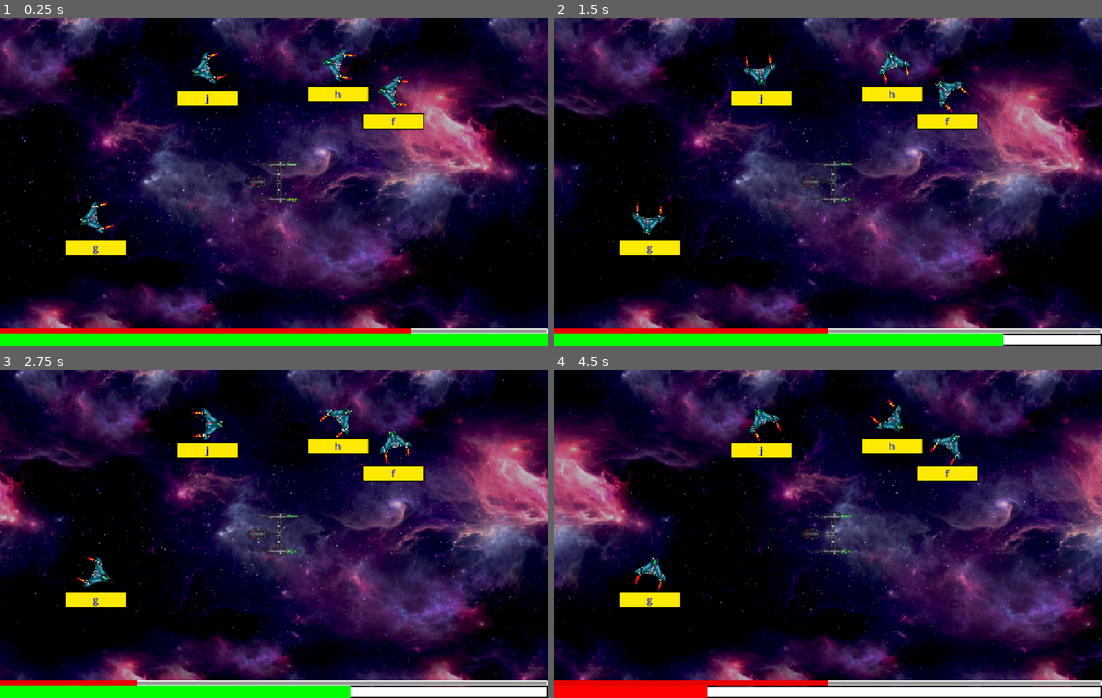
Above: before the commit, frames 1-4 (two rows, left to right).
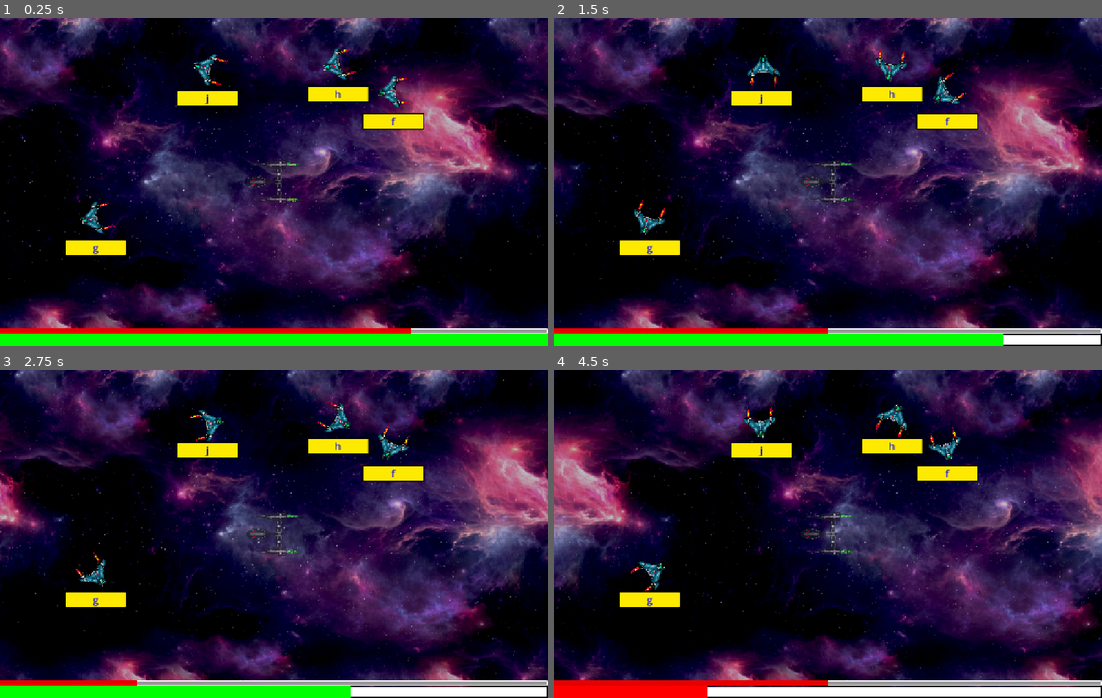
Above: after the commit, the same moments.

Repository: RaulHuertas/galaxy-keys
Game: Godot game, scene res://practice_game.tscn
Same seed, same stepped clock (60 frames per second), same inputs: the game is played once before the commit and once after it.
Inputs:
- Up to frame 1 (0.25 s): no input
- Up to frame 2 (1.5 s): tap Enter at 0.5 s
- Up to frame 3 (2.75 s): no input
- Up to frame 4 (4.5 s): no input

The runs differ from the first frame. In frame 1, 0.8% of the frame differs, in the area x 14-75%, y 8-66%; in frame 2, 1.1%; in frame 3, 1.0%; in frame 4, 1.2%, in the area x 14-75%, y 8-68%.

Commit message:
refactoring enemies code

Diff:
--- /dev/null
+++ b/enemies/EnemyShip.gd
@@ -0,0 +1,120 @@
+extends Node2D
+class_name EnemyShip
+#scene elements(nodes)
+@onready var sprite : AnimatedSprite2D = null
+@onready var lock_label = null
+@onready var target_label = null
+@onready var aim = null
+@onready var aim_anims : AnimationPlayer =null
+#state elements
+var state : State = State.FREE
+var lock_sequence : String = ""
+var target: String = ""
+var target_position: int = 0
+var index : int = 0
+var error_limit = 3
+var error_count = 0
+@onready var rot_direction : float = randf_range(-1,1)
+
+enum State {
+	FREE,
+	LOCKED,
+	DESTROYED
+}
+
+enum FreedMode {
+	NONE,
+	ERROR_LIMIT
+}
+
+# Called when the node enters the scene tree for the first time.
+func _ready():
+	print("base ready")
+	pass # Replace with function body.
+
+func assign(sprite:AnimatedSprite2D, lock_label:RichTextLabel, target_label:RichTextLabel, aim:AnimatedSprite2D, aim_anims:AnimationPlayer):
+	#assign nodes
+	self.sprite = sprite
+	self.lock_label = lock_label
+	self.target_label = target_label
+	self.aim = aim
+	self.aim_anims = aim_anims
+	 #prepare nodes
+	self.sprite.play()
+	aim.hide()
+	aim.stop()
+
+func set_assignations(lock_sequence:String, target:String, index : int =0, error_limit:int =3 ):
+	self.lock_sequence = lock_sequence
+	self.target = target
+	self.index = index
+	self.error_limit = error_limit
+	self.error_count = 0
+	#UI [color=blue]blue[/color][color=red]red[/color]
+	%lock.text = "[color=blue]"+lock_sequence+"[/color]"
+	%target.text = "[color=blue]"+target+"[/color]"
+	%lock.show()
+	%target.hide()
+	aim.hide()
+	aim.stop()
+	aim_anims.stop()
+
+
+func make_locked()->void:
+	self.state = State.LOCKED
+	%lock.hide()
+	%target.show()
+	aim.show()
+	aim.play()
+	aim_anims.play("aim_scale")
+
+signal wrong_target_code(position:int, total:int)
+signal destroyed()
+signal freed()
+
+func target_try(typed: String)->bool:
+	if target == null:
+		return false
+	if state == State.FREE:
+		return false
+	if state == State.DESTROYED:
+		return false
+	if(target[target_position]==typed):
+		target_position = target_position+1
+		#update ui
+		var ready_str = target.substr(0,target_position)
+		var missing_str = target.substr(target_position,target.length()-target_position)
+		%target.text = "[color=transparent]"+ready_str+"[/color]"+"[color=blue]"+missing_str+"[/color]"
+		if(target_position==target.length()):
+			destroyed.emit()
+			hide()
+			state = State.DESTROYED
+		return true
+	else :
+		#error_count = error_count+1
+		#if error_count==error_limit:
+		#	state = State.FREE
+		#	freed.emit()
+		#else:
+		#	wrong_target_code.emit(target_position, target.length())
+
+		return false
+
+func get_sprite():
+	return sprite
+
+
+
+
+func is_destroyed()->bool:
+	return state == State.DESTROYED
+
+func kill():
+	%sprite.hide()
+
+
+# Called every frame. 'delta' is the elapsed time since the previous frame.
+func _process(delta):
+	if state==State.FREE:
+		sprite.rotation = sprite.rotation+rot_direction*delta*PI/2
+	pass
--- /dev/null
+++ b/enemies/enemy_ship_1.gd
@@ -0,0 +1,14 @@
+class_name EnemyShip1
+extends EnemyShip
+
+
+
+
+# Called when the node enters the scene tree for the first time.
+func _ready():
+	super._ready()
+	print("enemy 1 ready")
+	super.assign(%sprite,%lock,%target,%aim,%aim_anims)
+
+func _process(delta):
+	super._process(delta)
--- /dev/null
+++ b/enemies/enemy_ship_1.tscn
@@ -0,0 +1,166 @@
+[gd_scene format=3 uid="uid://biwoyis7e0euu"]
+
+[ext_resource type="Script" uid="uid://dy7m8rc7s7r6x" path="res://enemies/enemy_ship_1.gd" id="1_vkgvv"]
+[ext_resource type="SpriteFrames" uid="uid://bnymged0trdtn" path="res://assets/flipbooks/enemy_ship_1.tres" id="2_g4uv2"]
+[ext_resource type="Texture2D" uid="uid://8n3ll77aehnw" path="res://assets/flipbooks/target.png" id="3_ci8me"]
+
+[sub_resource type="AtlasTexture" id="AtlasTexture_ss361"]
+atlas = ExtResource("3_ci8me")
+region = Rect2(0, 0, 96, 96)
+
+[sub_resource type="AtlasTexture" id="AtlasTexture_p0qnh"]
+atlas = ExtResource("3_ci8me")
+region = Rect2(96, 0, 96, 96)
+
+[sub_resource type="AtlasTexture" id="AtlasTexture_i5wbk"]
+atlas = ExtResource("3_ci8me")
+region = Rect2(192, 0, 96, 96)
+
+[sub_resource type="SpriteFrames" id="SpriteFrames_4vryb"]
+animations = [{
+"frames": [{
+"duration": 1.0,
+"texture": SubResource("AtlasTexture_ss361")
+}, {
+"duration": 1.0,
+"texture": SubResource("AtlasTexture_p0qnh")
+}, {
+"duration": 1.0,
+"texture": SubResource("AtlasTexture_i5wbk")
+}],
+"loop": true,
+"name": &"default",
+"speed": 4.0
+}]
+
+[sub_resource type="StyleBoxFlat" id="StyleBoxFlat_2o1iv"]
+bg_color = Color(0.9916459, 0.9155579, 7.70092e-07, 1)
+border_width_left = 3
+border_width_top = 3
+border_width_right = 3
+border_width_bottom = 3
+border_color = Color(0, 0, 0, 1)
+corner_radius_top_left = 3
+corner_radius_top_right = 3
+corner_radius_bottom_right = 3
+corner_radius_bottom_left = 3
+
+[sub_resource type="StyleBoxFlat" id="StyleBoxFlat_7jqeu"]
+bg_color = Color(0.6, 0.9019608, 0.6, 1)
+border_width_left = 3
+border_width_top = 3
+border_width_right = 3
+border_width_bottom = 3
+border_color = Color(0, 0, 0, 1)
+corner_radius_top_left = 3
+corner_radius_top_right = 3
+corner_radius_bottom_right = 3
+corner_radius_bottom_left = 3
+
+[sub_resource type="Animation" id="Animation_ntwbl"]
+length = 0.001
+tracks/0/type = "value"
+tracks/0/imported = false
+tracks/0/enabled = true
+tracks/0/path = NodePath("aim:scale")
+tracks/0/interp = 1
+tracks/0/loop_wrap = true
+tracks/0/keys = {
+"times": PackedFloat32Array(0),
+"transitions": PackedFloat32Array(1),
+"update": 0,
+"values": [Vector2(1, 1)]
+}
+tracks/1/type = "value"
+tracks/1/imported = false
+tracks/1/enabled = true
+tracks/1/path = NodePath("aim:rotation")
+tracks/1/interp = 1
+tracks/1/loop_wrap = true
+tracks/1/keys = {
+"times": PackedFloat32Array(0),
+"transitions": PackedFloat32Array(1),
+"update": 0,
+"values": [0.0]
+}
+
+[sub_resource type="Animation" id="Animation_ss361"]
+resource_name = "aim_scale"
+length = 2.0
+loop_mode = 1
+tracks/0/type = "value"
+tracks/0/imported = false
+tracks/0/enabled = true
+tracks/0/path = NodePath("aim:scale")
+tracks/0/interp = 1
+tracks/0/loop_wrap = true
+tracks/0/keys = {
+"times": PackedFloat32Array(0, 1, 1.95),
+"transitions": PackedFloat32Array(0.13397177, 5.8563395, 4.438277),
+"update": 0,
+"values": [Vector2(1, 1), Vector2(0.5, 0.5), Vector2(1, 1)]
+}
+tracks/1/type = "value"
+tracks/1/imported = false
+tracks/1/enabled = true
+tracks/1/path = NodePath("aim:rotation")
+tracks/1/interp = 1
+tracks/1/loop_wrap = true
+tracks/1/keys = {
+"times": PackedFloat32Array(-7.450581e-09, 0.41, 1.2899998),
+"transitions": PackedFloat32Array(1, 1, 1),
+"update": 0,
+"values": [0.0, 4.269075350378131, 0.0]
+}
+
+[sub_resource type="AnimationLibrary" id="AnimationLibrary_p0qnh"]
+_data = {
+&"RESET": SubResource("Animation_ntwbl"),
+&"aim_scale": SubResource("Animation_ss361")
+}
+
+[node name="root" type="Node2D" unique_id=1759155857]
+script = ExtResource("1_vkgvv")
+
+[node name="sprite" type="AnimatedSprite2D" parent="." unique_id=1563110004]
+unique_name_in_owner = true
+texture_filter = 1
+sprite_frames = ExtResource("2_g4uv2")
+
+[node name="aim" type="AnimatedSprite2D" parent="." unique_id=1189556481]
+unique_name_in_owner = true
+texture_filter = 3
+sprite_frames = SubResource("SpriteFrames_4vryb")
+frame = 2
+frame_progress = 0.19616856
+
+[node name="lock" type="RichTextLabel" parent="." unique_id=546811768]
+unique_name_in_owner = true
+offset_left = -73.0
+offset_top = 45.0
+offset_right = 73.0
+offset_bottom = 85.0
+theme_override_font_sizes/normal_font_size = 24
+theme_override_styles/normal = SubResource("StyleBoxFlat_2o1iv")
+bbcode_enabled = true
+text = "[color=blue]lo[/color][color=red]ck[/color]"
+horizontal_alignment = 1
+vertical_alignment = 1
+
+[node name="target" type="RichTextLabel" parent="." unique_id=425814790]
+unique_name_in_owner = true
+offset_left = -73.0
+offset_top = 45.0
+offset_right = 73.0
+offset_bottom = 85.0
+theme_override_font_sizes/normal_font_size = 24
+theme_override_styles/normal = SubResource("StyleBoxFlat_7jqeu")
+bbcode_enabled = true
+text = "[color=blue]tar[/color][color=red]get[/color]"
+shortcut_keys_enabled = false
+horizontal_alignment = 1
+vertical_alignment = 1
+
+[node name="aim_anims" type="AnimationPlayer" parent="." unique_id=1757048659]
+unique_name_in_owner = true
+libraries/ = SubResource("AnimationLibrary_p0qnh")
--- a/enemy_ship_1.gd
+++ b/enemies/enemy_ship_2.gd
@@ -1,4 +1,4 @@
-class_name EnemyShip
+class_name EnemyShip2
 extends Node2D
 
 @onready var sprite : AnimatedSprite2D = %sprite
--- a/enemy_ship_1.tscn
+++ b/enemies/enemy_ship_2.tscn
@@ -1,19 +1,19 @@
-[gd_scene format=3 uid="uid://biwoyis7e0euu"]
+[gd_scene format=3 uid="uid://sn7o4kkcaoeq"]
 
-[ext_resource type="Script" uid="uid://dy7m8rc7s7r6x" path="res://enemy_ship_1.gd" id="1_7jqeu"]
-[ext_resource type="SpriteFrames" uid="uid://bnymged0trdtn" path="res://assets/flipbooks/enemy_ship_1.tres" id="1_mwu05"]
-[ext_resource type="Texture2D" uid="uid://8n3ll77aehnw" path="res://assets/flipbooks/target.png" id="3_ntwbl"]
+[ext_resource type="Script" uid="uid://b5c5xu1m65b6a" path="res://enemies/enemy_ship_2.gd" id="1_vkgvv"]
+[ext_resource type="SpriteFrames" uid="uid://bnymged0trdtn" path="res://assets/flipbooks/enemy_ship_1.tres" id="2_g4uv2"]
+[ext_resource type="Texture2D" uid="uid://8n3ll77aehnw" path="res://assets/flipbooks/target.png" id="3_ci8me"]
 
 [sub_resource type="AtlasTexture" id="AtlasTexture_ss361"]
-atlas = ExtResource("3_ntwbl")
+atlas = ExtResource("3_ci8me")
 region = Rect2(0, 0, 96, 96)
 
 [sub_resource type="AtlasTexture" id="AtlasTexture_p0qnh"]
-atlas = ExtResource("3_ntwbl")
+atlas = ExtResource("3_ci8me")
 region = Rect2(96, 0, 96, 96)
 
 [sub_resource type="AtlasTexture" id="AtlasTexture_i5wbk"]
-atlas = ExtResource("3_ntwbl")
+atlas = ExtResource("3_ci8me")
 region = Rect2(192, 0, 96, 96)
 
 [sub_resource type="SpriteFrames" id="SpriteFrames_4vryb"]
@@ -120,12 +120,12 @@
 }
 
 [node name="root" type="Node2D" unique_id=1759155857]
-script = ExtResource("1_7jqeu")
+script = ExtResource("1_vkgvv")
 
 [node name="sprite" type="AnimatedSprite2D" parent="." unique_id=1563110004]
 unique_name_in_owner = true
 texture_filter = 1
-sprite_frames = ExtResource("1_mwu05")
+sprite_frames = ExtResource("2_g4uv2")
 
 [node name="aim" type="AnimatedSprite2D" parent="." unique_id=1189556481]
 unique_name_in_owner = true
--- a/practice_game.gd
+++ b/practice_game.gd
@@ -1,6 +1,6 @@
 extends Node2D
 
-@onready var enemy_ship_scene_1 : Resource = preload("res://enemy_ship_1.tscn")
+@onready var enemy_ship_scene_1 : Resource = preload("res://enemies/enemy_ship_1.tscn")
 
 #ui controls
 @onready var main_ship : MainShip = %main_ship
@@ -15,7 +15,8 @@
 var current_ship : EnemyShip = null
 
 const characters_level_1 = ["f","g","h","j"]
-const character_levels : Array = [characters_level_1]
+const characters_level_2 = ["f","g","h","j","r","t","y","u","c","v","n","m"]
+const character_levels : Array = [characters_level_1,characters_level_2]
 
 enum State {
 	FREE,
--- a/practice_game.tscn
+++ b/practice_game.tscn
@@ -2,7 +2,7 @@
 
 [ext_resource type="Script" uid="uid://do2m44yxtljsx" path="res://practice_game.gd" id="1_fsajk"]
 [ext_resource type="Texture2D" uid="uid://bxar444p85ns1" path="res://assets/flipbooks/background1.png" id="2_dy8u4"]
-[ext_resource type="PackedScene" uid="uid://biwoyis7e0euu" path="res://enemy_ship_1.tscn" id="3_mwu5k"]
+[ext_resource type="PackedScene" uid="uid://biwoyis7e0euu" path="res://enemies/enemy_ship_1.tscn" id="3_mwu5k"]
 [ext_resource type="PackedScene" uid="uid://o3j5734mn7e3" path="res://main_ship.tscn" id="4_dy8u4"]
 [ext_resource type="Texture2D" uid="uid://dv8httmt75gvo" path="res://assets/flipbooks/main_ship_beam_solo.png" id="5_dur40"]
 [ext_resource type="PackedScene" uid="uid://t3coxrbls8x6" path="res://HealthBar.tscn" id="6_hq0y4"]
Not shown, added: enemies/EnemyShip.gd.uid
Renamed: enemy_ship_1.gd.uid -> enemies/enemy_ship_1.gd.uid
Not shown, added: enemies/enemy_ship_2.gd.uid
